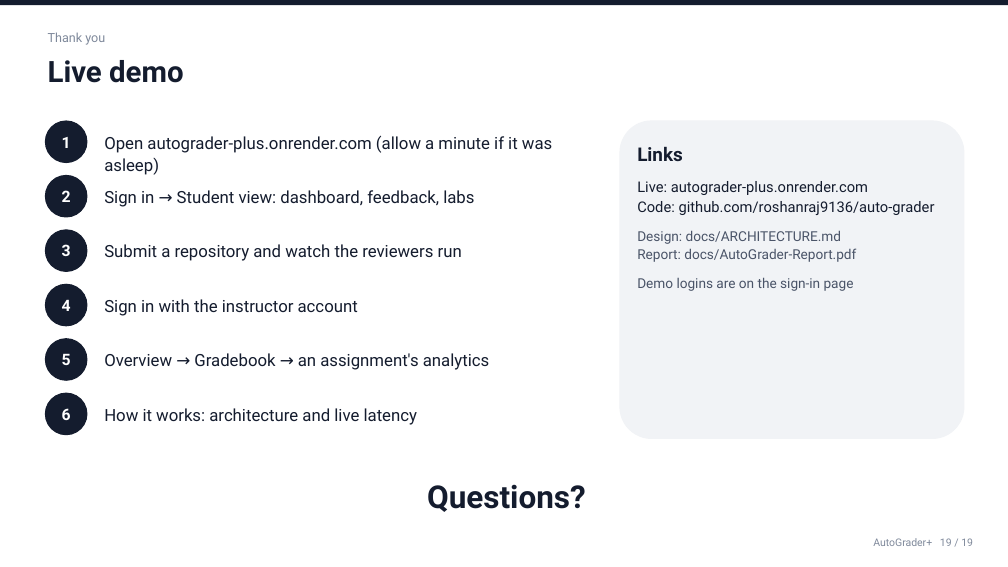
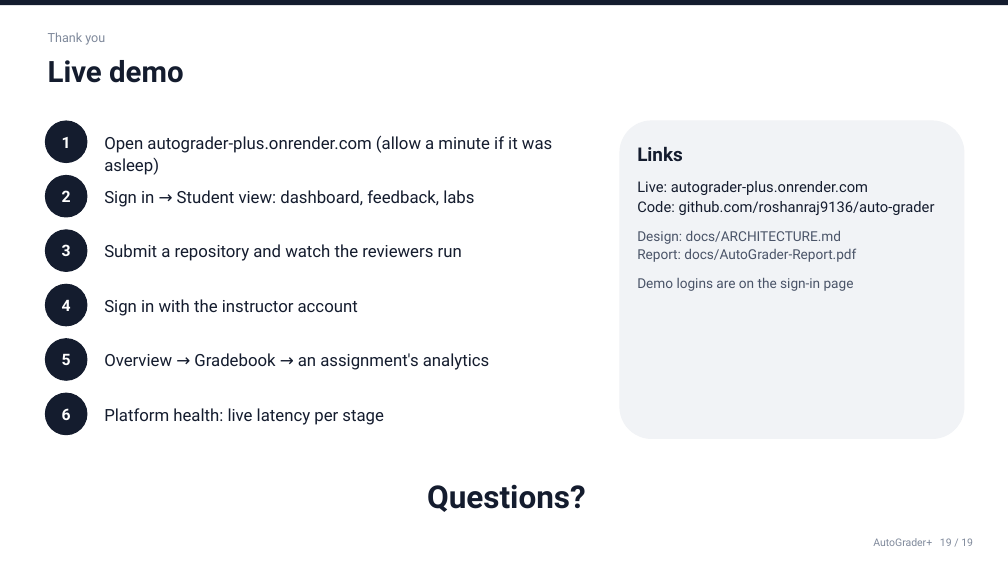
Before and after one commit to roshanraj9136/auto-grader, a slide deck: slide 19 of docs/AutoGrader.pptx. Drawn at 1008x567 pixels with LibreOffice and Linux fonts; fonts in the diff are those of the drawing. Boxes give left, top, right and bottom in pixels: in the first picture for what was removed or moved away, otherwise in the second. Text is boxed around its words. In the diff, an @@ line names an element or a change of style, - is before the commit and + after.

```diff
--- a/docs/AutoGrader.pptx
+++ b/docs/AutoGrader.pptx
@@ text at <box>104,408,384,425</box>: text changed @@
-How it works: architecture and live latency
+Platform health: live latency per stage
```
Also in this commit, not shown: 4 other slides changed, 37 other files.
